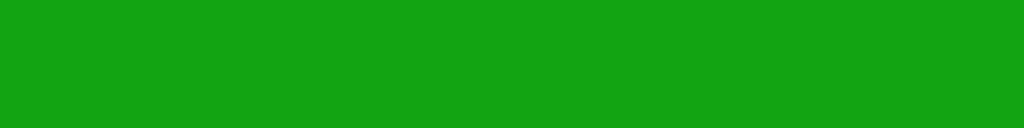
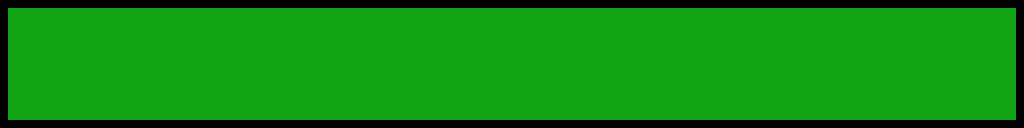
The second 1024 x 128 image is a revision of the first. Changes to its layers:
added group "HealthBar" with 12 layers above "XP_Bar" over [0, 0, 1024, 128]
added layer "Layer 12 copy" in group "HealthBar" over [0, 0, 1024, 128]
moved "Layer 10" into group "HealthBar" over [0, 0, 1024, 128]
